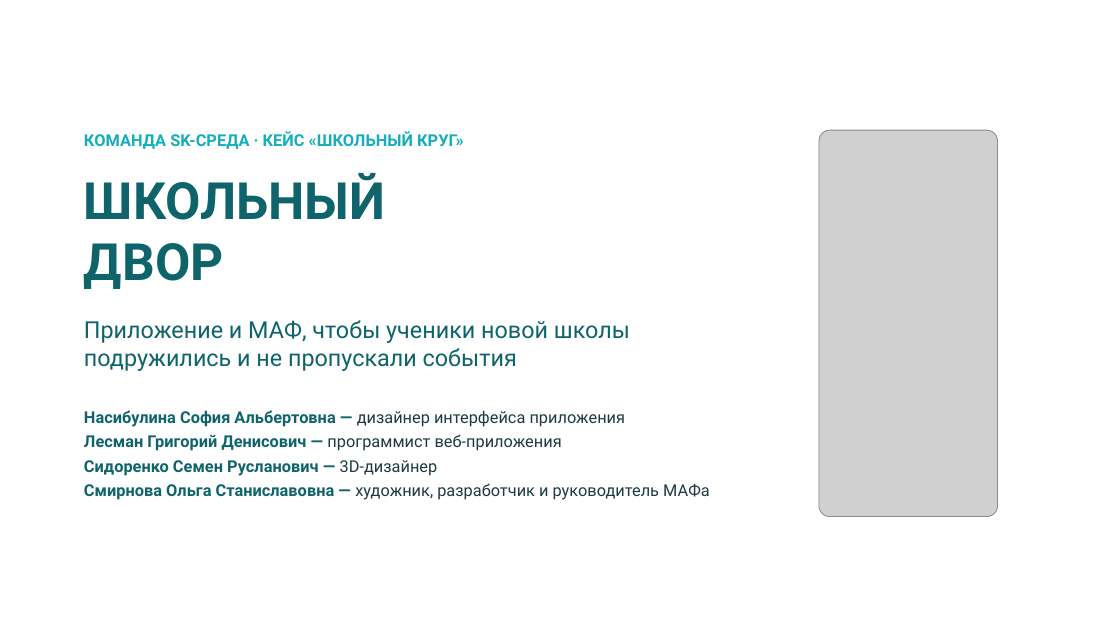
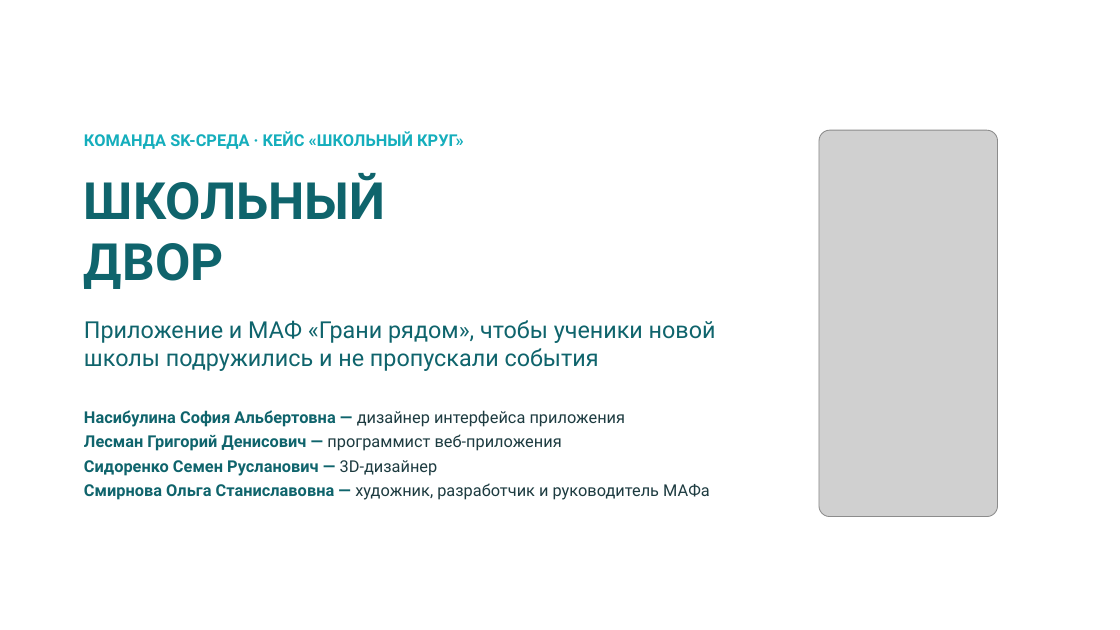
Before and after one commit to bnhogpad228/school-app, a slide deck: slide 1 of presentation/shkolny-dvor-SK-sreda.pptx. Drawn at 1120x630 pixels with LibreOffice and Linux fonts; fonts in the diff are those of the drawing; grey boxes stand for pictures; background and template pictures are left out. Boxes give left, top, right and bottom in pixels: in the first picture for what was removed or moved away, otherwise in the second. Text is boxed around its words. In the diff, an @@ line names an element or a change of style, - is before the commit and + after.

```diff
--- a/presentation/shkolny-dvor-SK-sreda.pptx
+++ b/presentation/shkolny-dvor-SK-sreda.pptx
@@ text at (x1=84, y1=320, x2=716, y2=371): text changed @@
-Приложение и МАФ, чтобы ученики новой школы подружились и не пропускали события
+Приложение и МАФ «Грани рядом», чтобы ученики новой школы подружились и не пропускали события
```
Also in this commit, not shown: 5 other slides changed, 1 other file.
